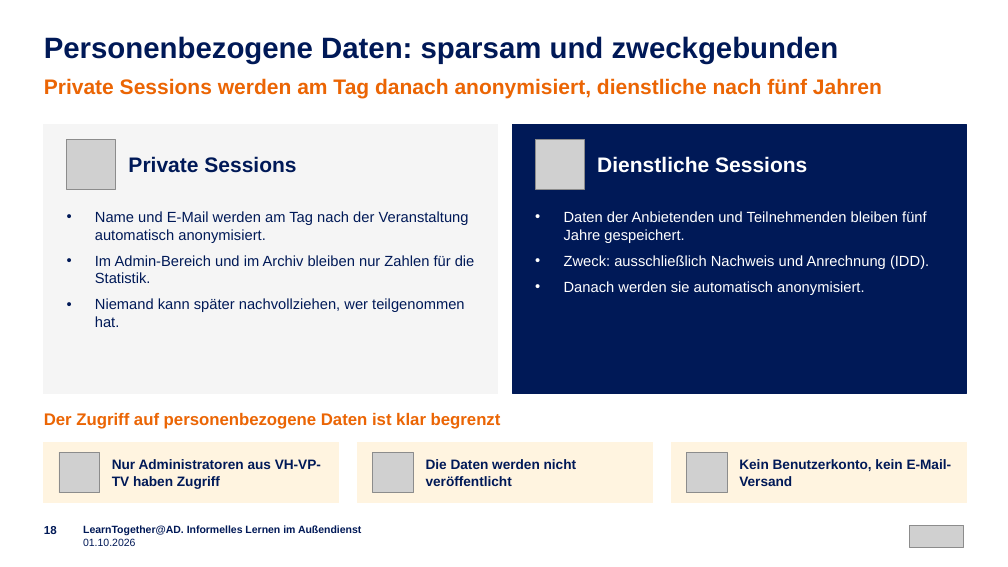
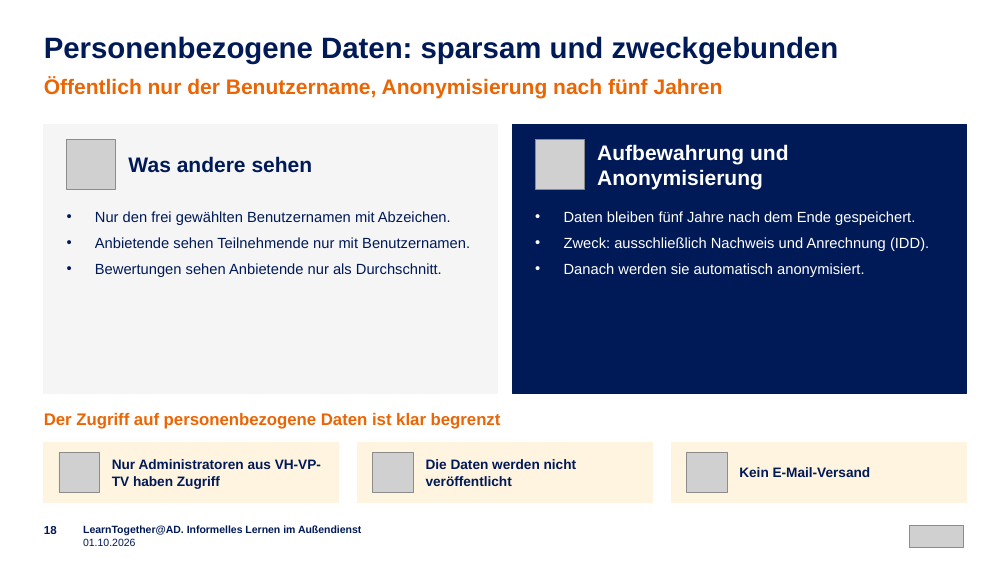
Before and after one commit to emplush/ruv_learntogether, a slide deck: slide 18 of docs/LearnTogether-AD_Praesentation.pptx. Drawn at 1008x567 pixels with LibreOffice and Linux fonts; fonts in the diff are those of the drawing; grey boxes stand for pictures. Boxes give left, top, right and bottom in pixels: in the first picture for what was removed or moved away, otherwise in the second. Text is boxed around its words. In the diff, an @@ line names an element or a change of style, - is before the commit and + after.

```diff
--- a/docs/LearnTogether-AD_Praesentation.pptx
+++ b/docs/LearnTogether-AD_Praesentation.pptx
@@ text at (x1=44, y1=78, x2=723, y2=99): text changed @@
-Private Sessions werden am Tag danach anonymisiert, dienstliche nach fünf Jahren
+Öffentlich nur der Benutzername, Anonymisierung nach fünf Jahren
@@ text at (x1=597, y1=144, x2=788, y2=189): text changed @@
-Dienstliche Sessions
+Aufbewahrung und Anonymisierung
@@ text at (x1=128, y1=156, x2=313, y2=173): text changed @@
-Private Sessions
+Was andere sehen
@@ text at (x1=95, y1=211, x2=470, y2=277): text changed @@
-• Name und E-Mail werden am Tag nach der Veranstaltung automatisch anonymisiert.
-• Im Admin-Bereich und im Archiv bleiben nur Zahlen für die Statistik.
-• Niemand kann später nachvollziehen, wer teilgenommen hat.
+• Nur den frei gewählten Benutzernamen mit Abzeichen.
+• Anbietende sehen Teilnehmende nur mit Benutzernamen.
+• Bewertungen sehen Anbietende nur als Durchschnitt.
@@ text at (x1=564, y1=211, x2=915, y2=225): text changed @@
-• Daten der Anbietenden und Teilnehmenden bleiben fünf Jahre gespeichert.
+• Daten bleiben fünf Jahre nach dem Ende gespeichert.
@@ text at (x1=739, y1=467, x2=871, y2=477): text changed @@
-Kein Benutzerkonto, kein E-Mail-Versand
+Kein E-Mail-Versand
```
Also in this commit, not shown: 6 other slides changed.
